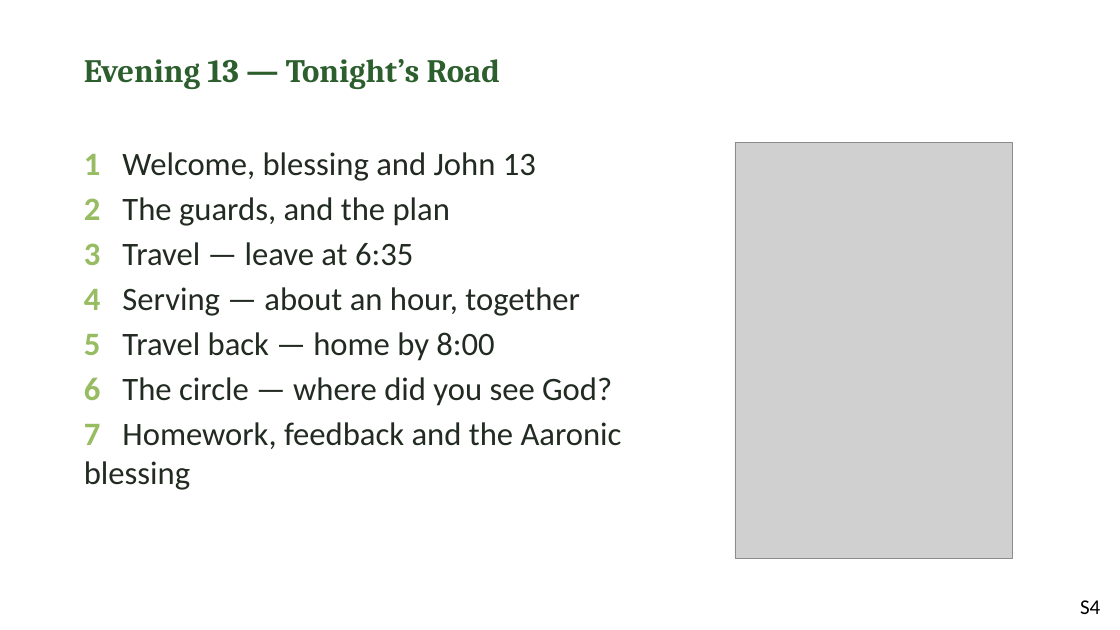
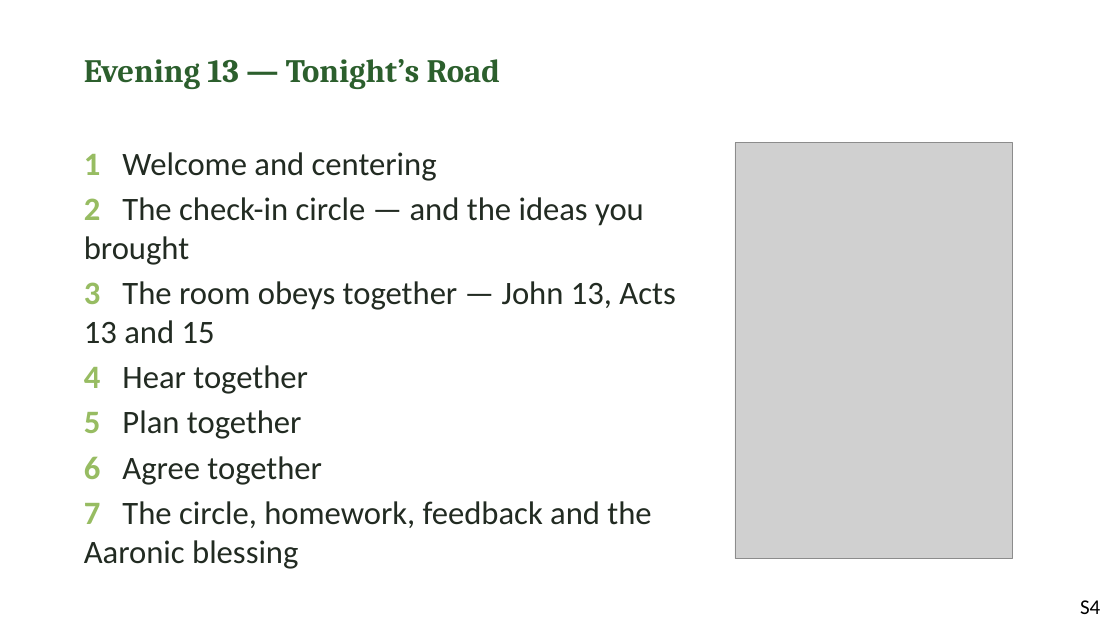
Before and after one commit to jgtittle-ministries/fellowship-of-the-heart-pilot-at-cca-dev, a slide deck: slide 4 of _implementation-notes/evening-series/FotH Evening Session 13a Slides DRAFT v1.pptx. Drawn at 1120x630 pixels with LibreOffice and Linux fonts; fonts in the diff are those of the drawing; grey boxes stand for pictures. Boxes give left, top, right and bottom in pixels: in the first picture for what was removed or moved away, otherwise in the second. Text is boxed around its words. In the diff, an @@ line names an element or a change of style, - is before the commit and + after.

```diff
--- a/_implementation-notes/evening-series/FotH Evening Session 13a Slides DRAFT v1.pptx
+++ b/_implementation-notes/evening-series/FotH Evening Session 13a Slides DRAFT v1.pptx
@@ text at box(84, 152, 675, 569): text changed @@
-1 Welcome, blessing and John 13
-2 The guards, and the plan
-3 Travel — leave at 6:35
-4 Serving — about an hour, together
-5 Travel back — home by 8:00
-6 The circle — where did you see God?
-7 Homework, feedback and the Aaronic blessing
+1 Welcome and centering
+2 The check-in circle — and the ideas you brought
+3 The room obeys together — John 13, Acts 13 and 15
+4 Hear together
+5 Plan together
+6 Agree together
+7 The circle, homework, feedback and the Aaronic blessing
```
Also in this commit, not shown: 11 other slides changed, 3 slides added, 28 other files.
